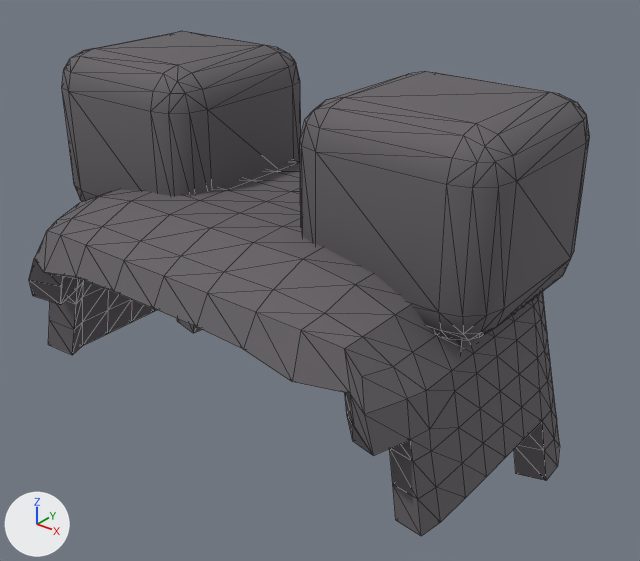
Before and after pictures for a commit that changed the glTF model public/assets/models/characters/wardrobe/hair-buns-black.glb.
One viewpoint serves both versions: a 50 mm lens placed at (0.459, -0.523, 0.496), pointed at (0.022, 0.024, 0.157). Every picture has the same lights, and +X, +Y and +Z are marked at lower left. The picture after the commit comes second. Mesh edges are drawn as thin lines. Vertices at exactly the same position are counted once.

The first picture shows 'hair_bun_-1', 'hair_bun_1', 'hair_shell' and 1 more.
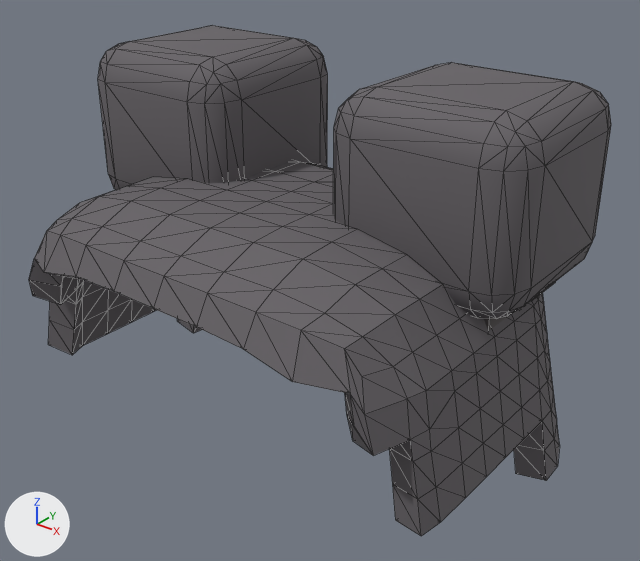
Edits to the bpy script that builds the scene:
```text
Change me_hair_bun__1:
    used by ob_hair_bun__1; location = (0.0, 0.0, 0.0)
    remove me_hair_bun__1.from_pydata(...)  # 96 vertices, 188 faces; spans x -0.223..-0.053, y -0.06..0.11, z 0.184..0.34
    add me_hair_bun__1.from_pydata(...)  # 96 vertices, 188 faces; spans x -0.223..-0.053, y -0.02..0.15, z 0.184..0.34
    me_hair_bun__1 part 1: the whole mesh is moved by (0.0, 0.04, 0.0)
Change me_hair_bun_1:
    used by ob_hair_bun_1; location = (0.0, 0.0, 0.0)
    remove me_hair_bun_1.from_pydata(...)  # 96 vertices, 188 faces; spans x 0.053..0.223, y -0.06..0.11, z 0.184..0.34
    add me_hair_bun_1.from_pydata(...)  # 96 vertices, 188 faces; spans x 0.053..0.223, y -0.02..0.15, z 0.184..0.34
    me_hair_bun_1 part 2: the whole mesh is moved by (0.0, 0.04, 0.0)
```

Changed parts and their boxes [x1, y1, x2, y2] in the pictures (640 x 561 px):
'hair_bun_1', moved: before [300, 71, 590, 340]; after [333, 63, 611, 319]
'hair_bun_-1', moved: before [62, 31, 301, 202]; after [98, 25, 328, 190]
